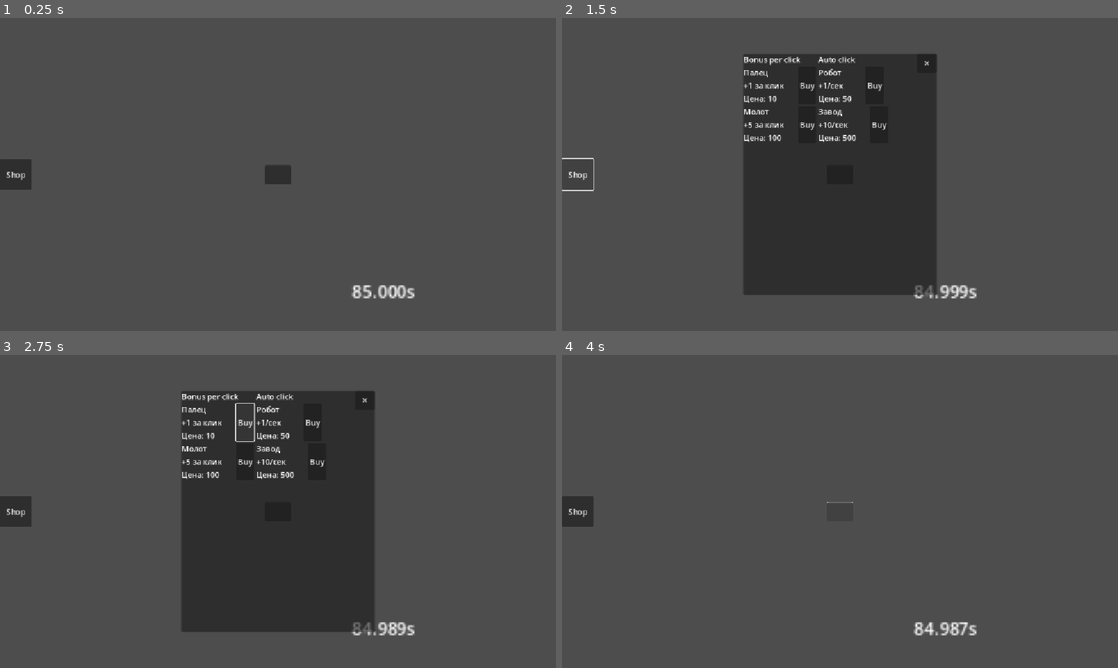
Above: before the commit, frames 1-4 (two rows, left to right).
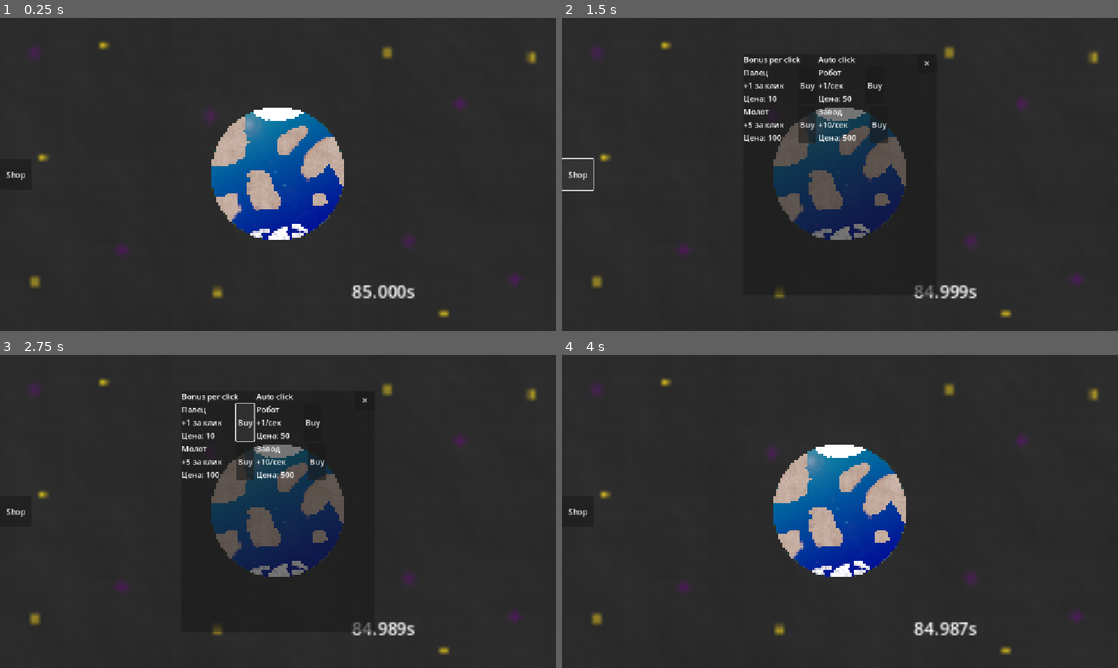
Above: after the commit, the same moments.

Repository: KvoERR/count-down-game
Game: Godot game, scene res://main.tscn
Two runs of this game, one before a commit and one after it. Both use one fixed random seed, a clock stepped at 60 frames per second and the inputs below.
Inputs (mouse positions are in pixels of both pictures, inside the frame that each line leads up to):
- Up to frame 1 (0.25 s): no input
- Up to frame 2 (1.5 s): click (840, 174) at 0.5 s; click "Shop" at 1.25 s
- Up to frame 3 (2.75 s): click "Buy" at 2 s
- Up to frame 4 (4 s): click "✕" at 2.75 s; click (840, 511) at 3.5 s

The runs differ from the first frame. In frame 1, 99% of the frame differs, in the area x 0-100%, y 0-100%; in frame 2, 80%; in frame 3, 80%; in frame 4, 99%.

Commit message:
UI фона и земли

Diff:
--- a/main.tscn
+++ b/main.tscn
@@ -1,6 +1,18 @@
-[gd_scene load_steps=2 format=3 uid="uid://bjn4naudn08u5"]
+[gd_scene load_steps=9 format=3 uid="uid://bjn4naudn08u5"]
 
 [ext_resource type="Script" uid="uid://bn011qiu3e508" path="res://main.gd" id="1_ig7tw"]
+[ext_resource type="Texture2D" uid="uid://drjqrhoxmabvg" path="res://assets/earth.png" id="2_0xm2m"]
+[ext_resource type="Texture2D" uid="uid://bxldgwnejwu4q" path="res://assets/fon.png" id="3_h2yge"]
+
+[sub_resource type="StyleBoxEmpty" id="StyleBoxEmpty_0xm2m"]
+
+[sub_resource type="StyleBoxEmpty" id="StyleBoxEmpty_h2yge"]
+
+[sub_resource type="StyleBoxEmpty" id="StyleBoxEmpty_1bvp3"]
+
+[sub_resource type="StyleBoxEmpty" id="StyleBoxEmpty_lquwl"]
+
+[sub_resource type="StyleBoxEmpty" id="StyleBoxEmpty_7mycd"]
 
 [node name="main" type="Control"]
 layout_mode = 3
@@ -27,6 +39,7 @@
 text = "Клики: 0"
 
 [node name="ClickButton" type="Button" parent="."]
+texture_filter = 1
 clip_contents = true
 layout_mode = 1
 anchors_preset = 8
@@ -34,12 +47,29 @@
 anchor_top = 0.5
 anchor_right = 0.5
 anchor_bottom = 0.5
-offset_left = -27.0
-offset_top = -19.5
-offset_right = 27.0
-offset_bottom = 19.5
+offset_left = -151.0
+offset_top = -150.0
+offset_right = 146.51501
+offset_bottom = 153.0
 grow_horizontal = 2
 grow_vertical = 2
+theme_override_styles/normal = SubResource("StyleBoxEmpty_0xm2m")
+theme_override_styles/pressed = SubResource("StyleBoxEmpty_h2yge")
+theme_override_styles/hover = SubResource("StyleBoxEmpty_1bvp3")
+theme_override_styles/disabled = SubResource("StyleBoxEmpty_lquwl")
+theme_override_styles/focus = SubResource("StyleBoxEmpty_7mycd")
+icon = ExtResource("2_0xm2m")
+flat = true
+icon_alignment = 1
+expand_icon = true
+
+[node name="TextureRect" type="TextureRect" parent="ClickButton"]
+visible = false
+layout_mode = 0
+offset_top = 0.5
+offset_right = 64.0
+offset_bottom = 64.5
+texture = ExtResource("2_0xm2m")
 
 [node name="AutoClickTimer" type="Timer" parent="."]
 autostart = true
@@ -110,6 +140,24 @@
 
 [node name="Timer" type="Timer" parent="."]
 
+[node name="Backround" type="TextureRect" parent="."]
+z_index = -1
+layout_mode = 0
+offset_top = 0.5
+offset_right = 1154.0
+offset_bottom = 647.0
+mouse_filter = 2
+texture = ExtResource("3_h2yge")
+
+[node name="Backround2" type="TextureRect" parent="."]
+z_index = -1
+layout_mode = 0
+offset_top = 1.0
+offset_right = 1154.0
+offset_bottom = 647.5
+mouse_filter = 2
+texture = ExtResource("3_h2yge")
+
 [connection signal="pressed" from="ClickButton" to="." method="_on_click_button_pressed"]
 [connection signal="timeout" from="AutoClickTimer" to="." method="_on_auto_click_timer_timeout"]
 [connection signal="pressed" from="ShopButton" to="." method="_on_shop_button_pressed"]
Binary file added: assets/earth.png
Not shown, added: assets/earth.png.import
Binary file added: assets/fon.jpg
Not shown, added: assets/fon.jpg.import
Binary file added: assets/fon.png
Not shown, added: assets/fon.png.import
Binary file added: assets/interface.png
Not shown, added: assets/interface.png.import
Not shown, added: assets/earth.xcf
Not shown, added: assets/fon.xcf
Not shown, added: assets/interface.xcf
